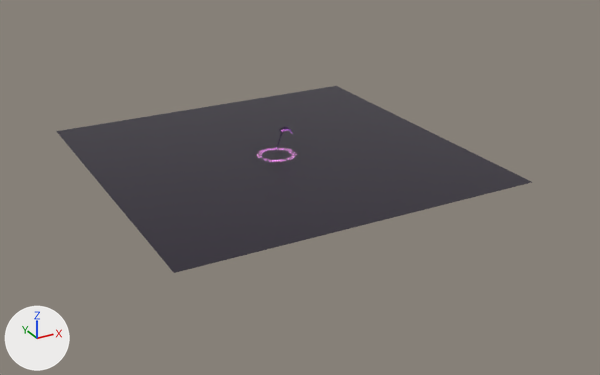
An edit to the Blender file models/voracity/voracity.blend, drawn before and after from the same camera.
One viewpoint serves both versions: a 50 mm lens placed at (-28.2, -55.1, 23.8), pointed at (1.0, -2.2, -2.7). The lights are fixed; the arrows at lower left show +X, +Y and +Z. The picture after the commit comes second.

Objects in the first picture: 'Floor'.
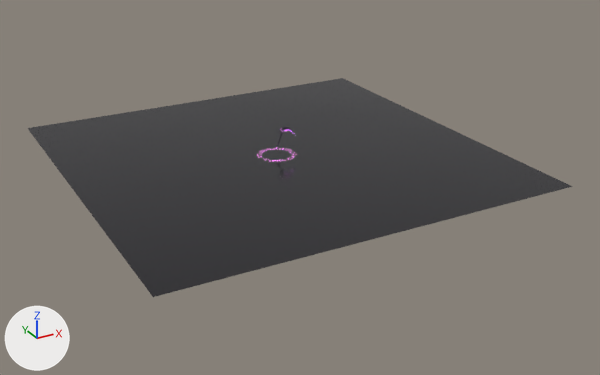
Pixel boxes (x1, y1, x2, y2) of what changed, in the pictures (600 x 375 px):
'Floor', reshaped (14% wider, 17% taller): before (56, 86, 532, 273); after (28, 78, 573, 297)

Diff of the bpy script that builds the scene:
```diff
--- a/models/voracity/voracity.blend.py
+++ b/models/voracity/voracity.blend.py
@@ me_floor @@
 # used by ob_floor; location = (0.0, 0.0, -0.46)
-me_floor.from_pydata(...)  # 4 vertices, 1 face; spans x -14.0..14.0, y -14.0..14.0, z 0.0
-me_floor.vertices[0].co = (-14.0, -14.0, 0.0)  # pixel (173, 273)
-me_floor.vertices[1].co = (14.0, -14.0, 0.0)  # pixel (532, 182)
-me_floor.vertices[2].co = (-14.0, 14.0, 0.0)  # pixel (56, 131)
-me_floor.vertices[3].co = (14.0, 14.0, 0.0)  # pixel (336, 85)
+me_floor.from_pydata(...)  # 4 vertices, 1 face; spans x -16.0..16.0, y -16.0..16.0, z 0.0
+# me_floor part 1
+me_floor.vertices[0].co = (-16.0, -16.0, 0.0)  # pixel (153, 297)
+me_floor.vertices[1].co = (16.0, -16.0, 0.0)  # pixel (572, 186)
+me_floor.vertices[2].co = (-16.0, 16.0, 0.0)  # pixel (27, 128)
+me_floor.vertices[3].co = (16.0, 16.0, 0.0)  # pixel (342, 78)
 me_floor.materials.append(mat_floor)
```
